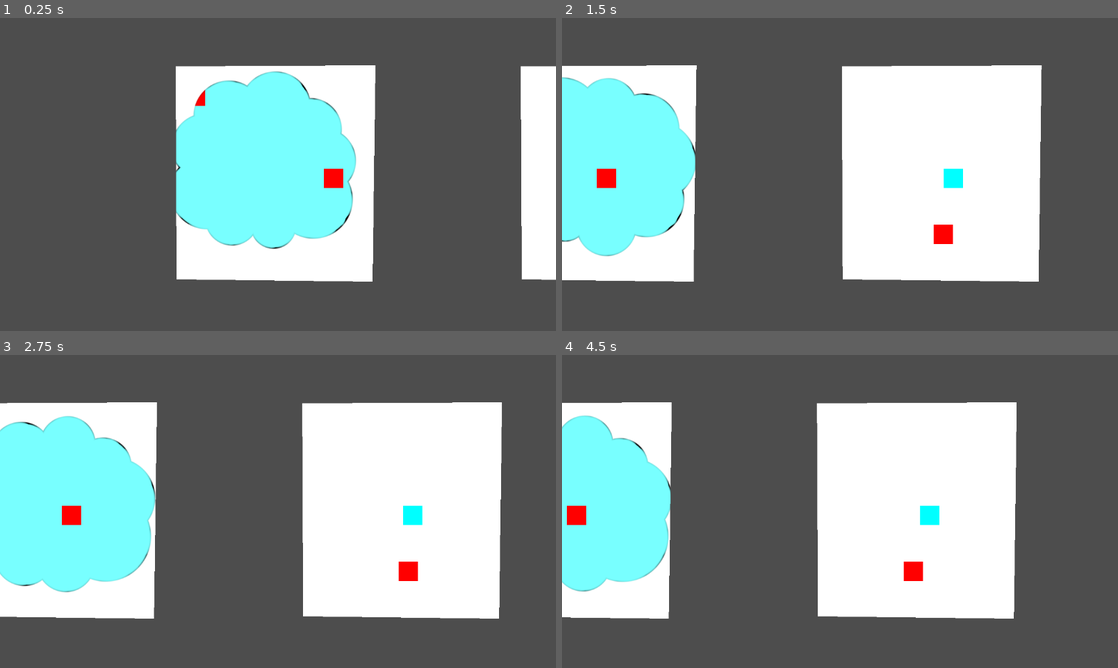
Above: before the commit, frames 1-4 (two rows, left to right).
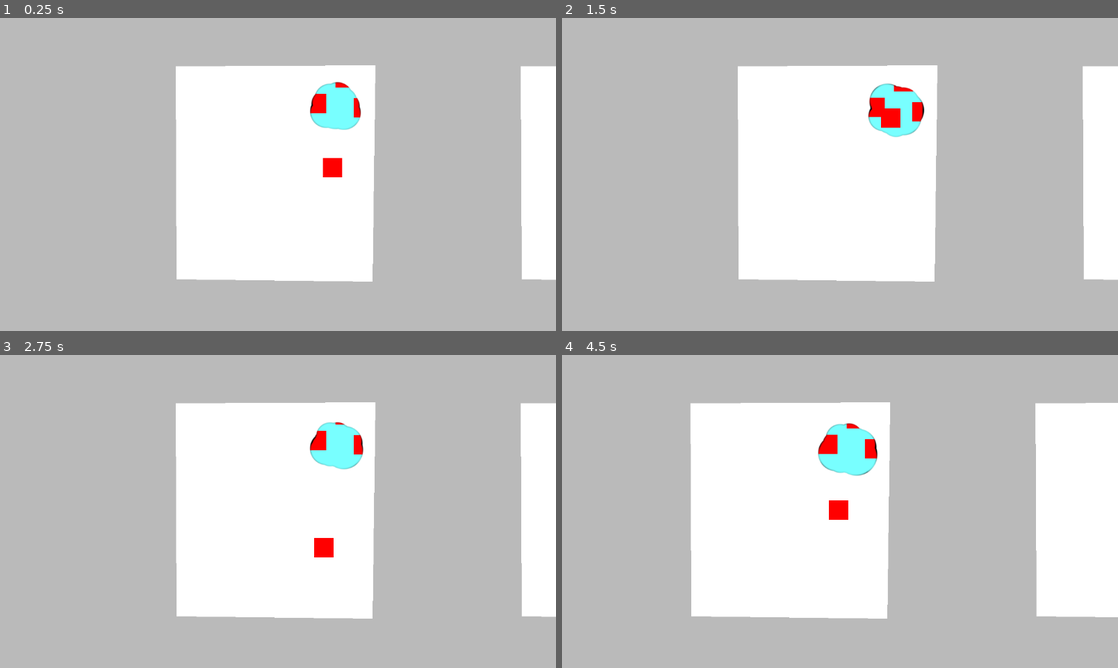
Above: after the commit, the same moments.

Repository: tombuben/on-masks
Game: Godot game, scene res://storyboard.tscn
Two runs of this game, one before a commit and one after it. Both use one fixed random seed, a clock stepped at 60 frames per second and the inputs below.
Inputs (mouse positions are in pixels of both pictures, inside the frame that each line leads up to):
- Up to frame 1 (0.25 s): no input
- Up to frame 2 (1.5 s): move the mouse to (962, 158) at 0.52 s; hold Space (next) 0.53-1.28 s; click (962, 158) at 0.67 s; move the mouse to (728, 190) at 1.27 s; tap Space (next) at 1.35 s; click (728, 190) at 1.42 s
- Up to frame 3 (2.75 s): move the mouse to (333, 442) at 2.02 s; hold Space (next) from 2.03 s (still down); click (333, 442) at 2.17 s
- Up to frame 4 (4.5 s): move the mouse to (812, 574) at 2.77 s; release Space (next) at 2.78 s; tap Space (next) at 2.85, 4.35 s; click (812, 574) at 2.92 s; move the mouse to (1006, 558) at 3.52 s; hold Space (next) 3.53-4.28 s; click (1006, 558) at 3.67 s; move the mouse to (673, 464) at 4.27 s; click (673, 464) at 4.42 s

The runs differ from the first frame. In frame 1, 86% of the frame differs, in the area x 0-100%, y 0-100%; in frame 2, 90%; in frame 3, 93%; in frame 4, 93%.

Commit message:
Added panel enter exit idle animation triggering

Diff:
--- a/camera_move.gd
+++ b/camera_move.gd
@@ -1,13 +1,13 @@
 extends Camera2D
 
-@export var positions : Array[Node2D]
+@export var positions : Array[ComicPanel]
 var current_index = 0
 
 # Called when the node enters the scene tree for the first time.
 func _ready() -> void:
 	global_position = positions[current_index].global_position
-	pass # Replace with function body.
-
+	await get_tree().process_frame
+	go_to_panel(current_index)
 
 # Called every frame. 'delta' is the elapsed time since the previous frame.
 func _process(delta: float) -> void:
@@ -15,8 +15,14 @@
 
 func _input(event: InputEvent) -> void:
 	if event.is_action_pressed("next"):
-		current_index += 1
-		current_index = current_index % len(positions)
-		var next_position = positions[current_index].global_position
-		var tween = get_tree().create_tween()
-		tween.tween_property(self, "global_position", next_position, 1.0)
+		go_to_panel(current_index + 1)
+
+func go_to_panel(panel_index):
+	await positions[current_index].exit_panel()
+	current_index = panel_index
+	current_index = current_index % len(positions)
+	var next_position = positions[current_index].global_position
+	var tween = get_tree().create_tween()
+	tween.tween_property(self, "global_position", next_position, 1.0)
+	await tween.finished
+	await positions[current_index].enter_panel()
--- /dev/null
+++ b/comic_panel.gd
@@ -0,0 +1,21 @@
+class_name ComicPanel extends Node2D
+
+@export var is_blocking : bool = false
+@onready var player = $AnimationPlayer
+
+func enter_panel():
+	var enter_animation = name+"/Enter"
+	var idle_animation = name+"/Idle"
+	if (player.has_animation(enter_animation)):
+		player.play(enter_animation)
+		await player.animation_finished
+		if (player.has_animation(idle_animation)):
+			player.queue(idle_animation)
+	elif (player.has_animation(idle_animation)):
+		player.play(idle_animation)
+
+func exit_panel():
+	var exit_animation = name+"/Exit"
+	if (player.has_animation(exit_animation)):
+		player.play(exit_animation)
+		await player.animation_finished
--- /dev/null
+++ b/expanding_bubble.gd
@@ -0,0 +1,27 @@
+extends Sprite2D
+
+@export var ExpandedPosition : Node2D
+@export var initial_size : float = 0.4
+
+@onready var expansion : float = initial_size
+
+@onready var orig_position = global_position
+@onready var target_position = ExpandedPosition.global_position
+var tween : Tween
+
+# Called when the node enters the scene tree for the first time.
+func _ready() -> void:
+	pass # Replace with function body.
+	tween = get_tree().create_tween()
+
+# Called every frame. 'delta' is the elapsed time since the previous frame.
+func _process(delta: float) -> void:
+	if Input.is_mouse_button_pressed( 1 ): # Left click
+		expansion += delta * 0.5
+	else:
+		expansion -= delta * 0.5
+
+	expansion = clamp(expansion, initial_size, 1.0)
+	material.set_shader_parameter("expansion", expansion)
+	var progress = remap(expansion, initial_size, 1.0, 0.0, 1.0)
+	global_position = lerp(orig_position, target_position, progress)
--- a/project.godot
+++ b/project.godot
@@ -37,3 +37,4 @@
 rendering_device/driver.windows="d3d12"
 renderer/rendering_method="gl_compatibility"
 renderer/rendering_method.mobile="gl_compatibility"
+environment/defaults/default_clear_color=Color(0.7309131, 0.7309131, 0.73091304, 1)
--- a/storyboard.tscn
+++ b/storyboard.tscn
@@ -2,6 +2,8 @@
 
 [ext_resource type="Script" uid="uid://crljrm3inplte" path="res://camera_move.gd" id="1_mexpn"]
 [ext_resource type="Shader" uid="uid://dnsfwxxe1p04o" path="res://thoughtbubble.gdshader" id="2_p1o8h"]
+[ext_resource type="Script" uid="uid://b6iw5dphfexob" path="res://comic_panel.gd" id="2_yfq1a"]
+[ext_resource type="Script" uid="uid://cbbgbnrv0e3p6" path="res://expanding_bubble.gd" id="3_36rgb"]
 
 [sub_resource type="FastNoiseLite" id="FastNoiseLite_36rgb"]
 noise_type = 2
@@ -15,77 +17,243 @@
 
 [sub_resource type="ShaderMaterial" id="ShaderMaterial_36rgb"]
 shader = ExtResource("2_p1o8h")
-shader_parameter/expansion = 0.99
+shader_parameter/expansion = 0.4
 shader_parameter/noiseTexture = SubResource("NoiseTexture2D_yfq1a")
 
 [sub_resource type="ViewportTexture" id="ViewportTexture_p1o8h"]
-viewport_path = NodePath("ThoughtBubbleInside")
+viewport_path = NodePath("SubViewportContainer/ThoughtBubbleInside")
+
+[sub_resource type="Animation" id="Animation_4wkvg"]
+length = 0.001
+tracks/0/type = "value"
+tracks/0/imported = false
+tracks/0/enabled = true
+tracks/0/path = NodePath("Parallax2D2/ColorRect:position")
+tracks/0/interp = 1
+tracks/0/loop_wrap = true
+tracks/0/keys = {
+"times": PackedFloat32Array(0),
+"transitions": PackedFloat32Array(1),
+"update": 0,
+"values": [Vector2(-23, -64)]
+}
+
+[sub_resource type="AnimationLibrary" id="AnimationLibrary_o3yx2"]
+_data = {
+&"RESET": SubResource("Animation_4wkvg")
+}
+
+[sub_resource type="Animation" id="Animation_yfq1a"]
+resource_name = "Enter"
+tracks/0/type = "value"
+tracks/0/imported = false
+tracks/0/enabled = true
+tracks/0/path = NodePath("Parallax2D2/ColorRect:position")
+tracks/0/interp = 1
+tracks/0/loop_wrap = true
+tracks/0/keys = {
+"times": PackedFloat32Array(0, 1),
+"transitions": PackedFloat32Array(1, 1),
+"update": 0,
+"values": [Vector2(-16, -30), Vector2(94, 9)]
+}
+
+[sub_resource type="Animation" id="Animation_ym4ru"]
+resource_name = "Exit"
+length = 3.0333333
+tracks/0/type = "value"
+tracks/0/imported = false
+tracks/0/enabled = true
+tracks/0/path = NodePath("Parallax2D2/ColorRect:position")
+tracks/0/interp = 1
+tracks/0/loop_wrap = true
+tracks/0/keys = {
+"times": PackedFloat32Array(0, 1.43, 3.0333333),
+"transitions": PackedFloat32Array(1, 1, 1),
+"update": 0,
+"values": [Vector2(-23, -64), Vector2(-33, -197), Vector2(-45, 49)]
+}
+
+[sub_resource type="Animation" id="Animation_54yue"]
+resource_name = "panel_1_idle"
+length = 5.4666667
+loop_mode = 1
+tracks/0/type = "value"
+tracks/0/imported = false
+tracks/0/enabled = true
+tracks/0/path = NodePath("Parallax2D2/ColorRect:position")
+tracks/0/interp = 1
+tracks/0/loop_wrap = true
+tracks/0/keys = {
+"times": PackedFloat32Array(0, 2.93),
+"transitions": PackedFloat32Array(1, 1),
+"update": 0,
+"values": [Vector2(-23, -64), Vector2(-148, 27)]
+}
+
+[sub_resource type="AnimationLibrary" id="AnimationLibrary_4wkvg"]
+_data = {
+&"Enter": SubResource("Animation_yfq1a"),
+&"Exit": SubResource("Animation_ym4ru"),
+&"Idle": SubResource("Animation_54yue")
+}
 
 [node name="Node2D" type="Node2D" unique_id=424297317]
 
 [node name="Camera2D" type="Camera2D" parent="." unique_id=1956719944 node_paths=PackedStringArray("positions")]
 position_smoothing_enabled = true
 script = ExtResource("1_mexpn")
-positions = [NodePath("../Polygon2D"), NodePath("../Polygon2D2")]
-
-[node name="Polygon2D" type="Polygon2D" parent="." unique_id=288398562]
+positions = [NodePath("../Panel1"), NodePath("../Panel2")]
+
+[node name="Panel1" type="Polygon2D" parent="." unique_id=288398562]
 clip_children = 2
 polygon = PackedVector2Array(202, -226, 196, 222, -210, 217, -212, -224)
-
-[node name="Parallax2D" type="Parallax2D" parent="Polygon2D" unique_id=2076317656]
+script = ExtResource("2_yfq1a")
+
+[node name="Parallax2D" type="Parallax2D" parent="Panel1" unique_id=2076317656]
 scroll_scale = Vector2(0.95, 1)
-
-[node name="Sprite2D" type="Sprite2D" parent="Polygon2D/Parallax2D" unique_id=1564490849]
+scroll_offset = Vector2(-13, 6)
+
+[node name="Sprite2D" type="Sprite2D" parent="Panel1/Parallax2D" unique_id=1564490849 node_paths=PackedStringArray("ExpandedPosition")]
 material = SubResource("ShaderMaterial_36rgb")
-position = Vector2(-3, -17)
+position = Vector2(132, -145)
 texture = SubResource("ViewportTexture_p1o8h")
-
-[node name="Parallax2D2" type="Parallax2D" parent="Polygon2D" unique_id=1544790955]
+script = ExtResource("3_36rgb")
+ExpandedPosition = NodePath("../ExpandedPosition")
+
+[node name="ExpandedPosition" type="Node2D" parent="Panel1/Parallax2D" unique_id=1051711503]
+
+[node name="Parallax2D2" type="Parallax2D" parent="Panel1" unique_id=1544790955]
 scroll_scale = Vector2(1.2, 1)
 scroll_offset = Vector2(3, 52)
 
-[node name="ColorRect" type="ColorRect" parent="Polygon2D/Parallax2D2" unique_id=423757381]
+[node name="ColorRect" type="ColorRect" parent="Panel1/Parallax2D2" unique_id=423757381]
 offset_left = -23.0
 offset_top = -64.0
 offset_right = 17.0
 offset_bottom = -24.0
 color = Color(1, 0, 0, 1)
 
-[node name="Polygon2D2" type="Polygon2D" parent="." unique_id=1466842956]
+[node name="AnimationPlayer" type="AnimationPlayer" parent="Panel1" unique_id=1573949200]
+libraries/ = SubResource("AnimationLibrary_o3yx2")
+libraries/Panel1 = SubResource("AnimationLibrary_4wkvg")
+
+[node name="Panel2" type="Polygon2D" parent="." unique_id=1466842956]
 clip_children = 2
 position = Vector2(715, 0)
 polygon = PackedVector2Array(202, -226, 196, 222, -210, 217, -212, -224)
-
-[node name="Parallax2D" type="Parallax2D" parent="Polygon2D2" unique_id=1853703188]
+script = ExtResource("2_yfq1a")
+
+[node name="Parallax2D" type="Parallax2D" parent="Panel2" unique_id=1853703188]
 scroll_scale = Vector2(0.95, 1)
 
-[node name="ColorRect" type="ColorRect" parent="Polygon2D2/Parallax2D" unique_id=1318936915]
+[node name="ColorRect" type="ColorRect" parent="Panel2/Parallax2D" unique_id=1318936915]
 offset_left = 3.0
 offset_top = -12.0
 offset_right = 43.0
 offset_bottom = 28.0
 color = Color(0, 1, 1, 1)
 
-[node name="Parallax2D2" type="Parallax2D" parent="Polygon2D2" unique_id=127536594]
+[node name="Parallax2D2" type="Parallax2D" parent="Panel2" unique_id=127536594]
 scroll_scale = Vector2(1.2, 1)
 scroll_offset = Vector2(3, 52)
 
-[node name="ColorRect" type="ColorRect" parent="Polygon2D2/Parallax2D2" unique_id=776929827]
+[node name="ColorRect" type="ColorRect" parent="Panel2/Parallax2D2" unique_id=776929827]
 offset_left = -40.0
 offset_top = 52.0
 offset_bottom = 92.0
 color = Color(1, 0, 0, 1)
 
-[node name="ThoughtBubbleInside" type="SubViewport" parent="." unique_id=93314477]
-
-[node name="ColorRect3" type="ColorRect" parent="ThoughtBubbleInside" unique_id=1148491728]
+[node name="AnimationPlayer" type="AnimationPlayer" parent="Panel2" unique_id=2143228101]
+
+[node name="SubViewportContainer" type="SubViewportContainer" parent="." unique_id=1266883461]
+offset_left = -1248.0
+offset_top = -237.0
+offset_right = -1208.0
+offset_bottom = -197.0
+
+[node name="ThoughtBubbleInside" type="SubViewport" parent="SubViewportContainer" unique_id=93314477]
+handle_input_locally = false
+render_target_update_mode = 4
+
+[node name="ColorRect3" type="ColorRect" parent="SubViewportContainer/ThoughtBubbleInside" unique_id=1148491728]
 offset_right = 1000.0
 offset_bottom = 1000.0
 color = Color(0.47058824, 1, 1, 1)
 
-[node name="ColorRect2" type="ColorRect" parent="ThoughtBubbleInside" unique_id=1321247013]
+[node name="ColorRect2" type="ColorRect" parent="SubViewportContainer/ThoughtBubbleInside" unique_id=1321247013]
 offset_left = 97.0
 offset_top = 91.0
 offset_right = 137.0
 offset_bottom = 131.0
 color = Color(1, 0, 0, 1)
+
+[node name="ColorRect4" type="ColorRect" parent="SubViewportContainer/ThoughtBubbleInside" unique_id=1507885600]
+offset_left = 185.0
+offset_top = 114.0
+offset_right = 225.0
+offset_bottom = 154.0
+color = Color(1, 0, 0, 1)
+
+[node name="ColorRect5" type="ColorRect" parent="SubViewportContainer/ThoughtBubbleInside" unique_id=176933668]
+offset_left = 137.0
+offset_top = 178.0
+offset_right = 177.0
+offset_bottom = 218.0
+color = Color(1, 0, 0, 1)
+
+[node name="ColorRect6" type="ColorRect" parent="SubViewportContainer/ThoughtBubbleInside" unique_id=222128410]
+offset_left = 197.0
+offset_top = 228.0
+offset_right = 237.0
+offset_bottom = 268.0
+color = Color(1, 0, 0, 1)
+
+[node name="ColorRect7" type="ColorRect" parent="SubViewportContainer/ThoughtBubbleInside" unique_id=1202999468]
+offset_left = 322.0
+offset_top = 169.0
+offset_right = 362.0
+offset_bottom = 209.0
+color = Color(1, 0, 0, 1)
+
+[node name="ColorRect8" type="ColorRect" parent="SubViewportContainer/ThoughtBubbleInside" unique_id=2007801877]
+offset_left = 294.0
+offset_top = 237.0
+offset_right = 334.0
+offset_bottom = 277.0
+color = Color(1, 0, 0, 1)
+
+[node name="ColorRect9" type="ColorRect" parent="SubViewportContainer/ThoughtBubbleInside" unique_id=443896729]
+offset_left = 256.0
+offset_top = 175.0
+offset_right = 296.0
+offset_bottom = 215.0
+color = Color(1, 0, 0, 1)
+
+[node name="ColorRect10" type="ColorRect" parent="SubViewportContainer/ThoughtBubbleInside" unique_id=974242031]
+offset_left = 163.0
+offset_top = 313.0
+offset_right = 203.0
+offset_bottom = 353.0
+color = Color(1, 0, 0, 1)
+
+[node name="ColorRect11" type="ColorRect" parent="SubViewportContainer/ThoughtBubbleInside" unique_id=267181324]
+offset_left = 240.0
+offset_top = 332.0
+offset_right = 280.0
+offset_bottom = 372.0
+color = Color(1, 0, 0, 1)
+
+[node name="ColorRect12" type="ColorRect" parent="SubViewportContainer/ThoughtBubbleInside" unique_id=616173488]
+offset_left = 329.0
+offset_top = 315.0
+offset_right = 369.0
+offset_bottom = 355.0
+color = Color(1, 0, 0, 1)
+
+[node name="ColorRect13" type="ColorRect" parent="SubViewportContainer/ThoughtBubbleInside" unique_id=1778767187]
+offset_left = 329.0
+offset_top = 315.0
+offset_right = 369.0
+offset_bottom = 355.0
+color = Color(1, 0, 0, 1)
--- a/thoughtbubble.gdshader
+++ b/thoughtbubble.gdshader
@@ -28,7 +28,7 @@
     float r = expansion;//1.;//sin(TIME) * 0.5 + 0.5;
 
     // center circle
-    c = 1. - (length(uv) - (0.5 * r));
+    c = 1. - (length(uv) - (0.4 * r));
 
     // edge circles
 	for (float i = 0.; i < NUM_BUBBLES; i++)
Not shown, added: comic_panel.gd.uid
Not shown, added: expanding_bubble.gd.uid
